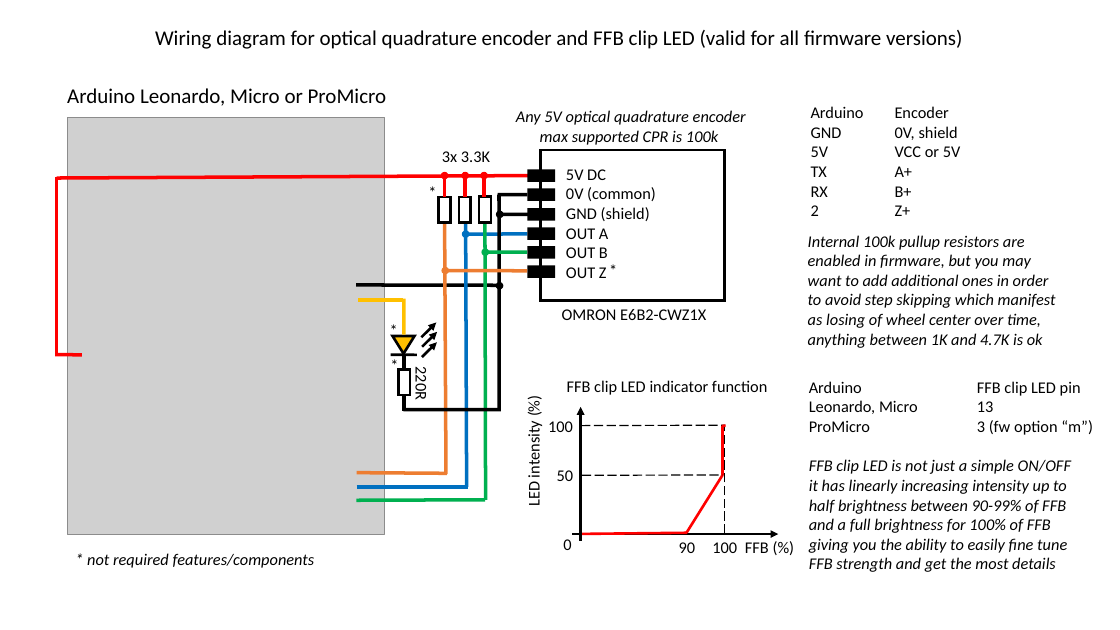
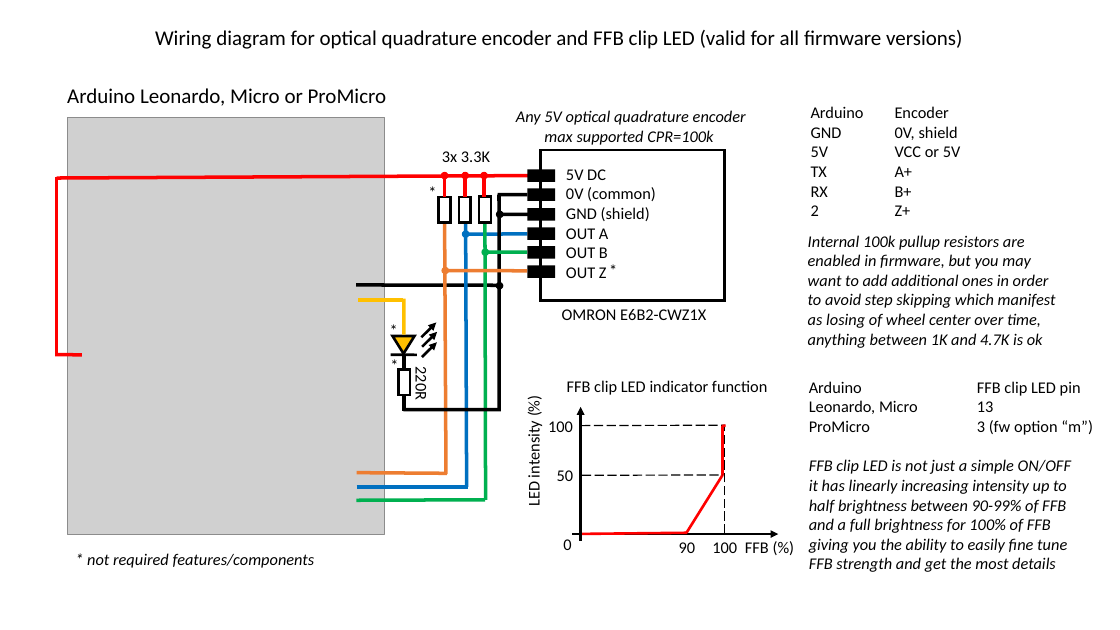
Before and after one commit to ranenbg/Arduino-FFB-wheel, a slide deck: slide 1 of brWheel_my/encoder_ffb_clip_led_wiring_diagram.pptx. Drawn at 1120x630 pixels with LibreOffice and Linux fonts; fonts in the diff are those of the drawing; grey boxes stand for pictures. Boxes give left, top, right and bottom in pixels: in the first picture for what was removed or moved away, otherwise in the second. Text is boxed around its words. In the diff, an @@ line names an element or a change of style, - is before the commit and + after.

```diff
--- a/brWheel_my/encoder_ffb_clip_led_wiring_diagram.pptx
+++ b/brWheel_my/encoder_ffb_clip_led_wiring_diagram.pptx
@@ text at [544,130,713,145]: text changed @@
-max supported CPR is 100k
+max supported CPR=100k
```
Also in this commit, not shown: 4 other files.
